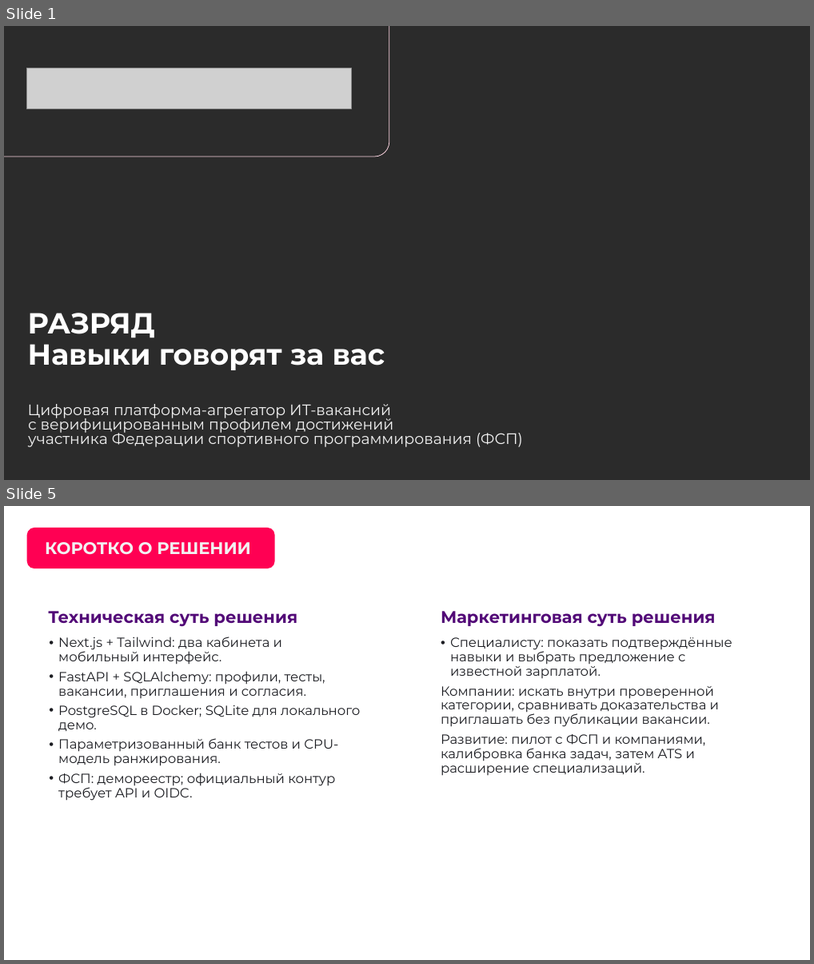
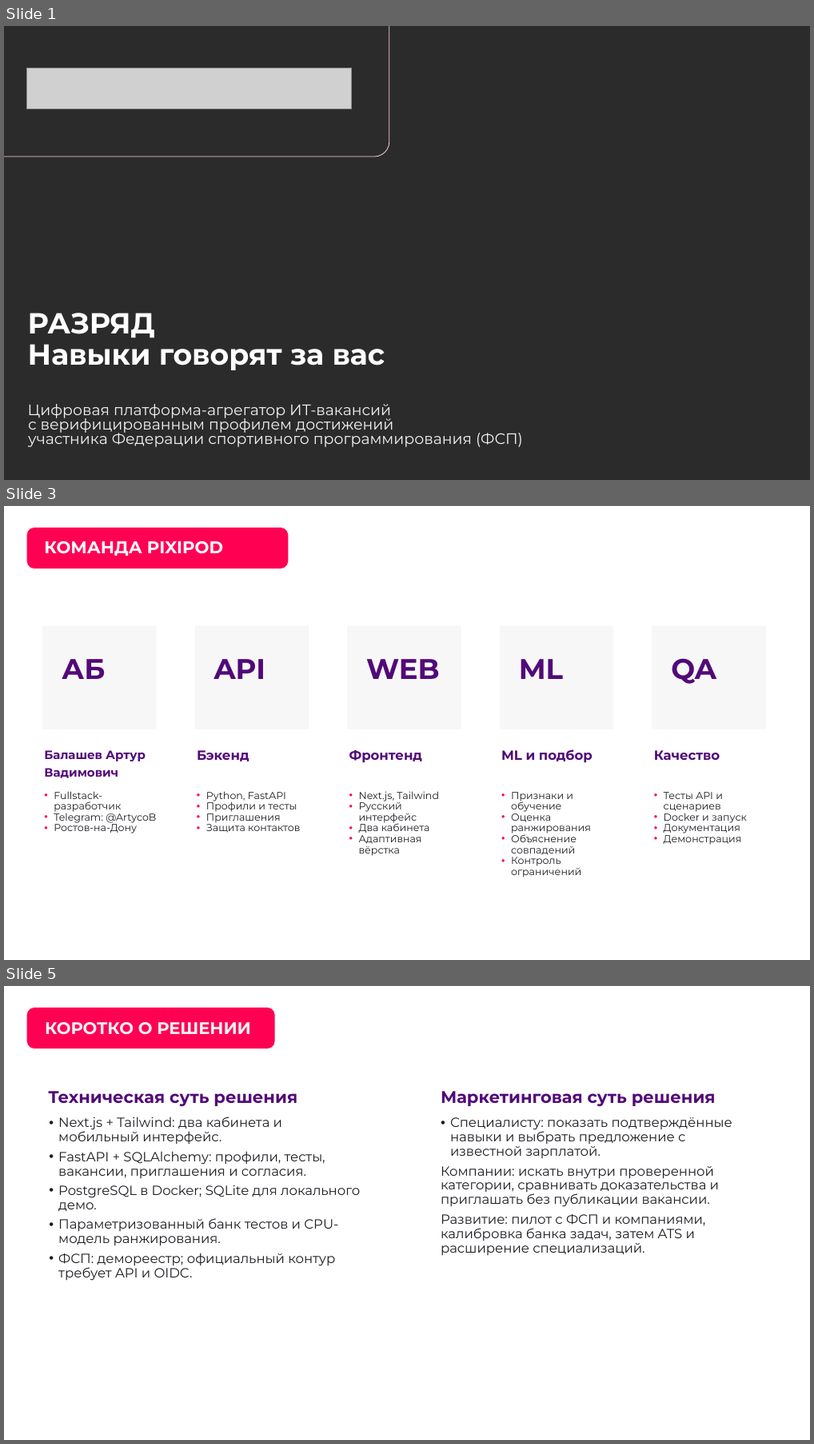
Before and after one commit to ArtycoBW/-, a slide deck: output/presentation/Разряд-презентация.pptx. Shown one above the other, each under a label of ours: slides 1 and 5 before the commit, slides 1, 3 and 5 after it; the slides between them are not shown. The pictures are 814x964 and 814x1444 pixels, drawn with LibreOffice and Linux fonts; fonts in the diff are those of the drawing; grey boxes stand for pictures; background and template pictures are left out; a plain dark background stands for a picture behind light text. Boxes give left, top, right and bottom in pixels: in the first picture for what was removed or moved away, otherwise in the second. Text is boxed around its words. In the diff, an @@ line names an element or a change of style, - is before the commit and + after.

```diff
--- a/output/presentation/Разряд-презентация.pptx
+++ b/output/presentation/Разряд-презентация.pptx
@@ slide 3 added at (4, 506, 810, 960), background picture (left out) @@
@@ rounded rectangle added at (27, 527, 288, 568), fill #FF0053 @@
@@ title added at (44, 541, 223, 556), 20.2 pt, text #FFFFFF, bold @@
+КОМАНДА PIXIPOD
@@ text added at (38, 576, 762, 600), 15 pt, text #FFFFFF @@
+Артур Балашев — единственный участник; справа направления его работы
@@ rounded rectangle added at (27, 607, 172, 927), fill #FFFFFF @@
@@ rounded rectangle added at (332, 607, 477, 927), fill #FFFFFF @@
@@ rounded rectangle added at (484, 607, 630, 927), fill #FFFFFF @@
@@ rounded rectangle added at (637, 607, 782, 927), fill #FFFFFF @@
@@ rectangle added at (42, 626, 157, 729), fill #F7F7F7 @@
@@ rectangle added at (195, 626, 310, 729), fill #F7F7F7 @@
@@ rectangle added at (348, 626, 462, 729), fill #F7F7F7 @@
@@ rectangle added at (500, 626, 614, 729), fill #F7F7F7 @@
@@ rectangle added at (653, 626, 767, 729), fill #F7F7F7 @@
@@ text added at (62, 659, 105, 679), 33.8 pt, text #520978, bold @@
+АБ
@@ text added at (214, 659, 266, 679), 33.8 pt, text #520978, bold @@
+API
@@ text added at (366, 659, 439, 679), 33.8 pt, text #520978, bold @@
+WEB
@@ text added at (519, 659, 563, 679), 33.8 pt, text #520978, bold @@
+ML
@@ text added at (671, 658, 717, 684), 33.8 pt, text #520978, bold @@
+QA
@@ text added at (44, 750, 146, 778), 14.2 pt, text #520978, bold @@
+Балашев Артур
+Вадимович
@@ text added at (197, 750, 250, 761), 15.8 pt, text #520978, bold @@
+Бэкенд
@@ text added at (350, 750, 422, 763), 15.8 pt, text #520978, bold @@
+Фронтенд
@@ text added at (502, 749, 593, 763), 15.8 pt, text #520978, bold @@
+ML и подбор
@@ text added at (654, 750, 721, 760), 15.8 pt, text #520978, bold @@
+Качество
@@ text added at (54, 791, 156, 833), 12 pt, text #1C1D22 @@
+• Fullstack-разработчик
+• Telegram: @ArtycoB
+• Ростов-на-Дону
@@ text added at (206, 791, 300, 832), 12 pt, text #1C1D22 @@
+• Python, FastAPI
+• Профили и тесты
+• Приглашения
+• Защита контактов
@@ text added at (359, 791, 439, 856), 12 pt, text #1C1D22 @@
+• Next.js, Tailwind
+• Русский интерфейс
+• Два кабинета
+• Адаптивная вёрстка
@@ text added at (511, 792, 591, 877), 12 pt, text #1C1D22 @@
+• Признаки и обучение
+• Оценка ранжирования
+• Объяснение совпадений
+• Контроль ограничений
@@ text added at (664, 792, 747, 844), 12 pt, text #1C1D22 @@
+• Тесты API и сценариев
+• Docker и запуск
+• Документация
+• Демонстрация
@@ page number added at (759, 927, 796, 951), 12 pt, text #FFFFFF @@
+3
```
Also in this commit, not shown: 2 slides changed, 1 slide removed, 3 other files.
